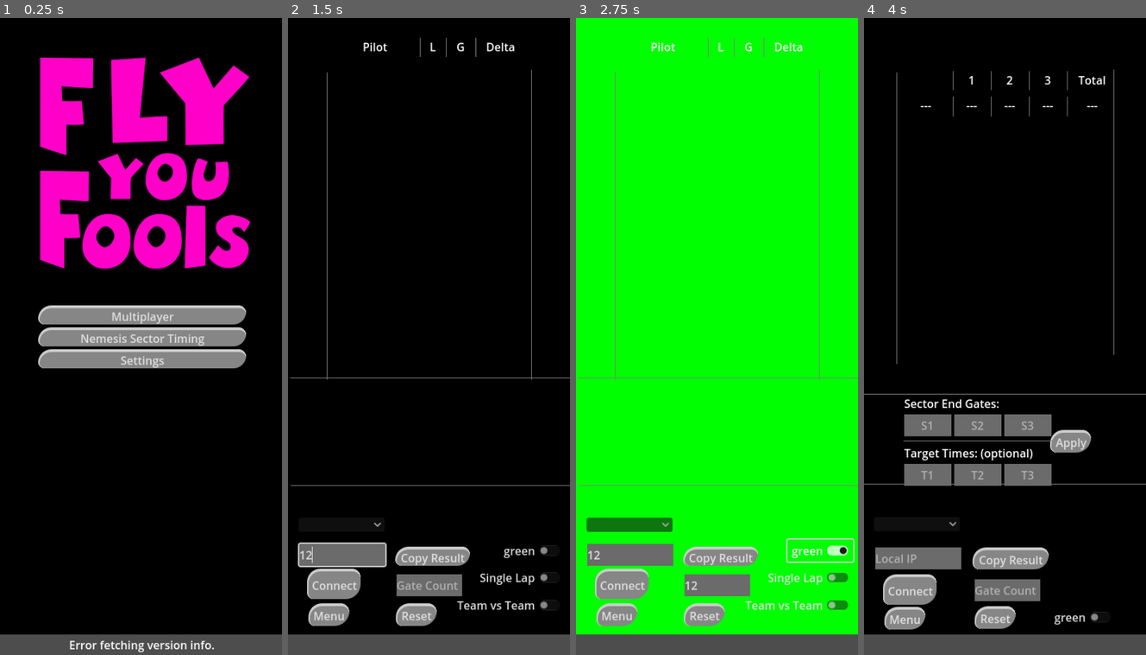
Above: before the commit, frames 1-4 (left to right).
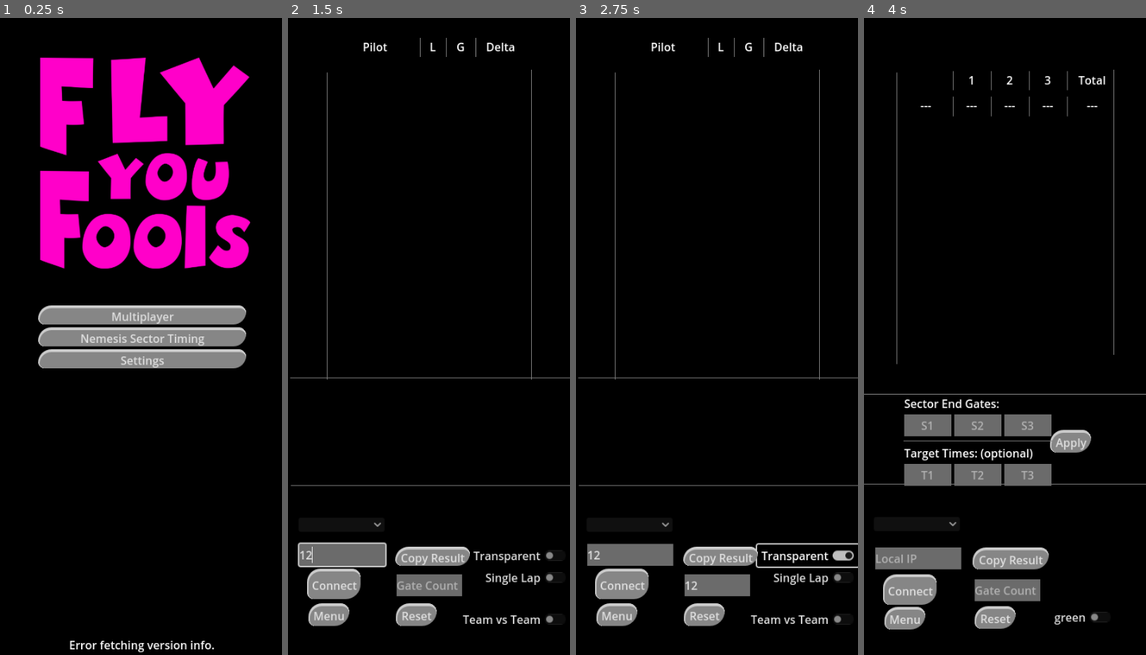
Above: after the commit, the same moments.

Repository: gManbio/VD-WS-Overlay
Game: Godot game, scene res://Menu.tscn
Same seed, same stepped clock (60 frames per second), same inputs: the game is played once before the commit and once after it.
Inputs (mouse positions are in pixels of both pictures, inside the frame that each line leads up to):
- Up to frame 1 (0.25 s): no input
- Up to frame 2 (1.5 s): click "Multiplayer" at 0.5 s; click (341, 553) at 1.27 s; type "12" at 1.35 s
- Up to frame 3 (2.75 s): click (717, 584) at 1.5 s; type "12" at 1.58 s; click "green" (after the commit: "Transparent") at 2 s
- Up to frame 4 (4 s): click "Menu" at 2.75 s; click "Nemesis Sector Timing" at 3.5 s

The runs differ from the first frame. In frame 1, 3.1% of the frame differs, in the area x 0-100%, y 96-100%; in frame 2, 4.3%; in frame 3, 96%, in the area x 0-100%, y 0-100%; in frame 4, 3.2%.
Error in both runs: Invalid access of index '-1' on a base object of type: 'PackedStringArray'. (res://ws_new_main.gd:54)

Commit message:
transparency
switched to compatibility rendering

Diff:
--- a/Menu.tscn
+++ b/Menu.tscn
@@ -72,7 +72,7 @@
 
 [node name="UpdateScript" type="Node" parent="."]
 script = ExtResource("4_7csw0")
-CURRENT_VERSION = "1.1.0"
+CURRENT_VERSION = "1.1.1"
 
 [node name="VersionCheckRequest" type="HTTPRequest" parent="UpdateScript"]
 
--- a/NewMain.tscn
+++ b/NewMain.tscn
@@ -205,26 +205,26 @@
 
 [node name="CheckButton" type="CheckButton" parent="Control/Options"]
 layout_mode = 0
-offset_left = 300.0
-offset_top = 737.0
-offset_right = 393.0
-offset_bottom = 768.0
-text = "green"
+offset_left = 257.0
+offset_top = 744.0
+offset_right = 401.0
+offset_bottom = 775.0
+text = "Transparent"
 
 [node name="CheckButton2" type="CheckButton" parent="Control/Options"]
 layout_mode = 0
-offset_left = 266.0
+offset_left = 274.0
 offset_top = 775.0
-offset_right = 393.0
+offset_right = 401.0
 offset_bottom = 806.0
 text = "Single Lap"
 
 [node name="CheckButton3" type="CheckButton" parent="Control/Options"]
 layout_mode = 0
-offset_left = 234.0
-offset_top = 814.0
-offset_right = 393.0
-offset_bottom = 845.0
+offset_left = 242.0
+offset_top = 834.0
+offset_right = 401.0
+offset_bottom = 865.0
 text = "Team vs Team"
 
 [node name="Reset Pilots" type="Button" parent="Control/Options"]
@@ -260,10 +260,10 @@
 [node name="Pointmode" type="CheckButton" parent="Control/Options"]
 visible = false
 layout_mode = 0
-offset_left = 256.0
-offset_top = 703.0
-offset_right = 393.0
-offset_bottom = 734.0
+offset_left = 264.0
+offset_top = 806.0
+offset_right = 401.0
+offset_bottom = 837.0
 text = "Point Mode"
 
 [node name="ip_dropdown" type="OptionButton" parent="Control/Options"]
--- a/project.godot
+++ b/project.godot
@@ -20,6 +20,8 @@
 
 window/size/viewport_width=400
 window/size/viewport_height=900
+window/size/transparent=true
+window/per_pixel_transparency/allowed=true
 window/vsync/vsync_mode=0
 
 [input]
@@ -56,4 +58,6 @@
 
 [rendering]
 
+renderer/rendering_method="gl_compatibility"
+viewport/transparent_background=true
 renderer/size/resizable=false
--- a/ws_new_main.gd
+++ b/ws_new_main.gd
@@ -349,9 +349,9 @@
 
 func _on_check_button_toggled(toggled_on):
 	if toggled_on:
-		bg_rect.color = Color(Color.GREEN)
-	else:
-		bg_rect.color = Color(Color.BLACK)
+		bg_rect.visible = false
+	else:
+		bg_rect.visible = true
 
 
 func _on_disconnect_pressed():
Not shown, changed: export_presets.cfg
Not shown, added: Exports/Windows/VRL-Timing1-1-1-Beta.exe
Not shown, added: Exports/Windows/VRL-Timing1-1-1-Beta.zip
